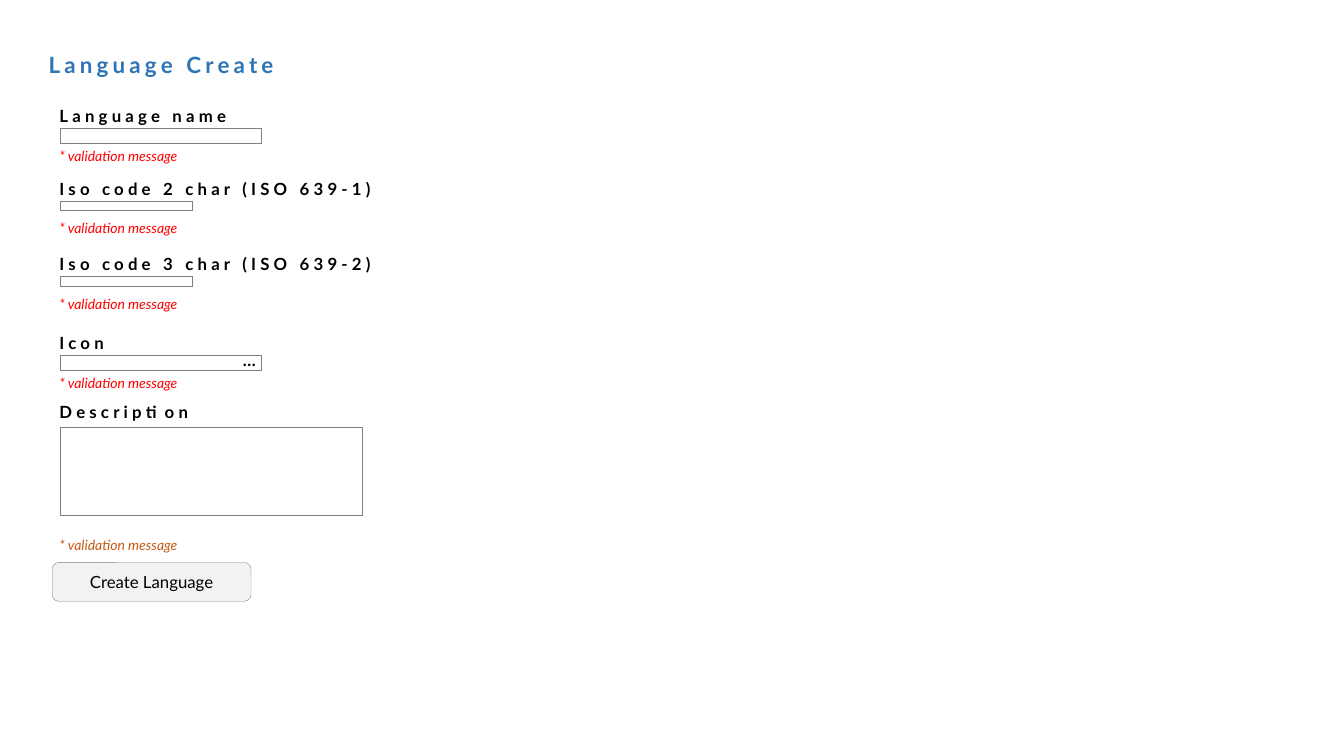
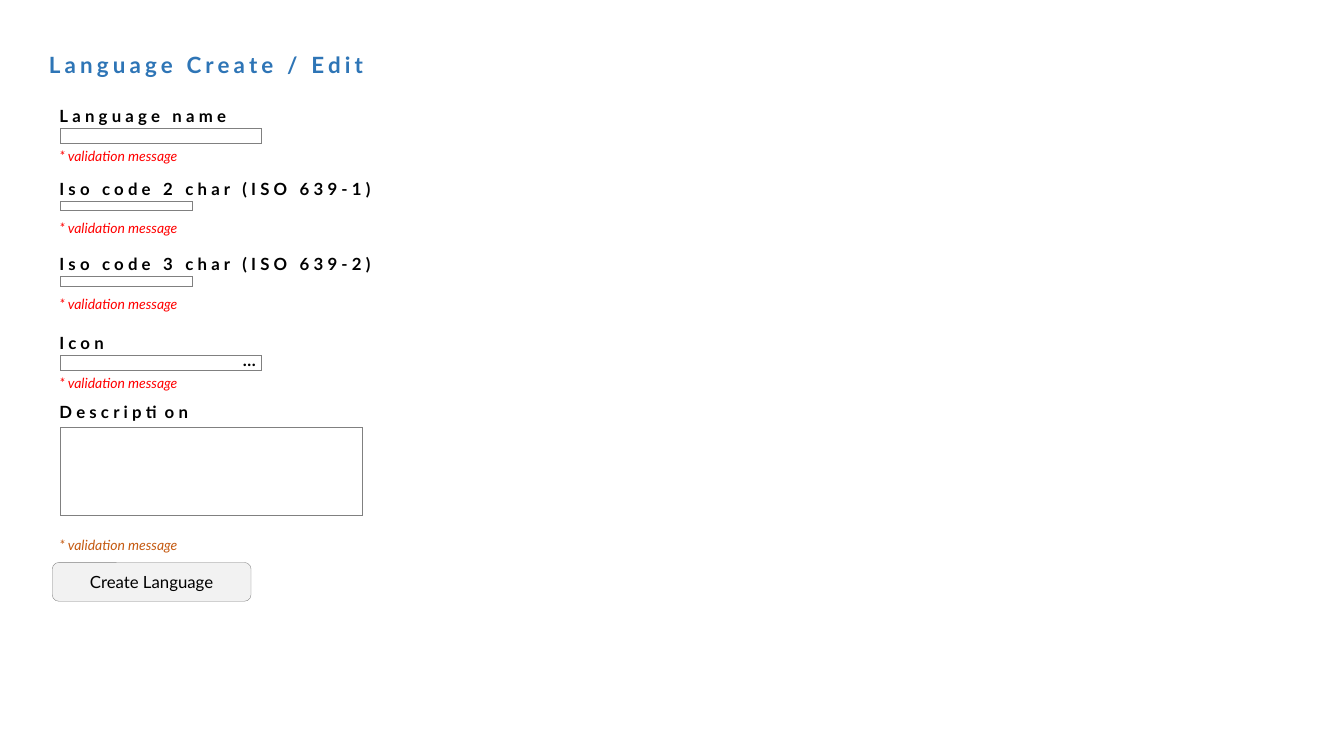
Before and after one commit to anatolia/translation, a slide deck: slide 29 of Doc/Mockups/cheviri-mockups.pptx (slide 27 before the commit). Drawn at 1344x756 pixels with LibreOffice and Linux fonts; fonts in the diff are those of the drawing. Boxes give left, top, right and bottom in pixels: in the first picture for what was removed or moved away, otherwise in the second. Text is boxed around its words. In the diff, an @@ line names an element or a change of style, - is before the commit and + after.

```diff
--- a/Doc/Mockups/cheviri-mockups.pptx
+++ b/Doc/Mockups/cheviri-mockups.pptx
@@ text at box(49, 56, 363, 77): text changed @@
-Language Create
+Language Create / Edit
```
Also in this commit, not shown: 4 other slides changed, 2 slides added, 30 other files.
